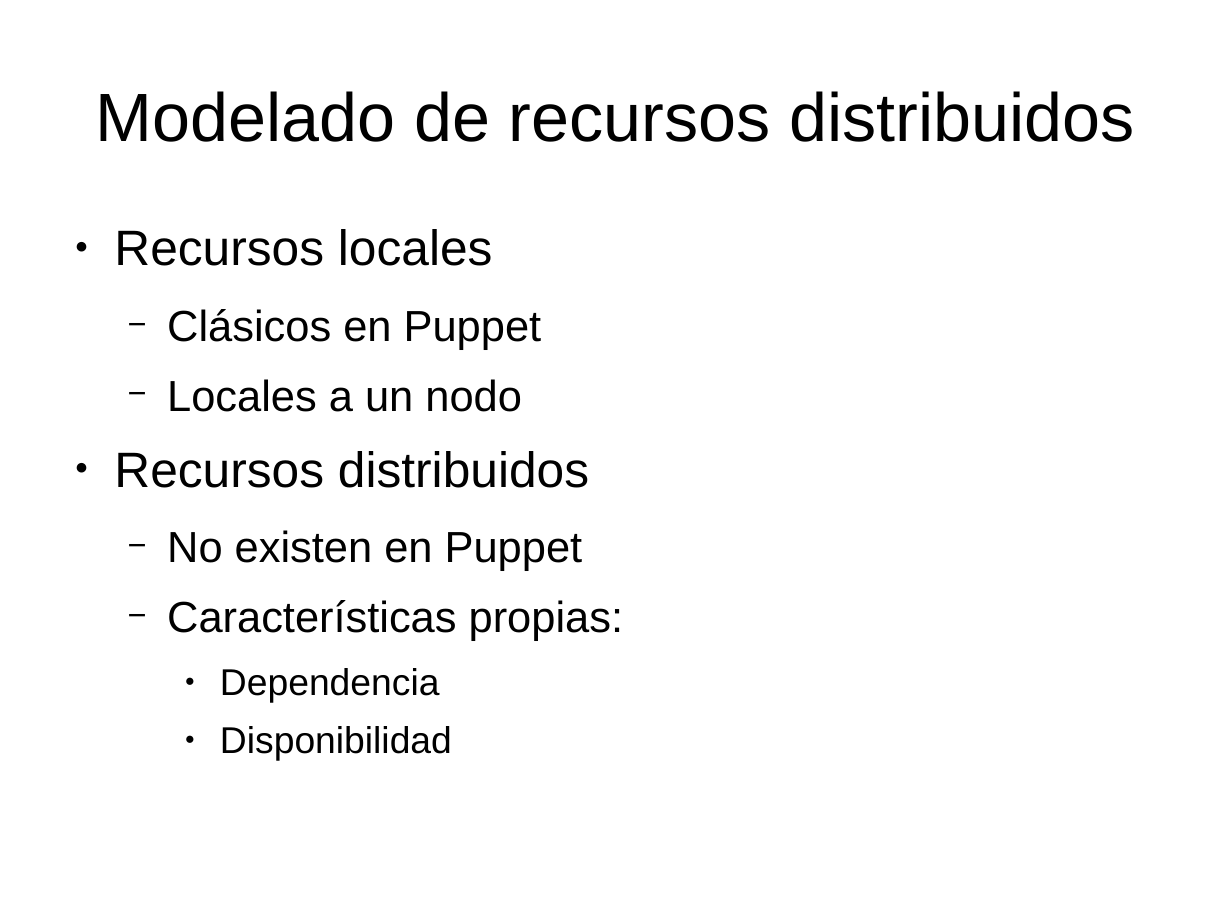
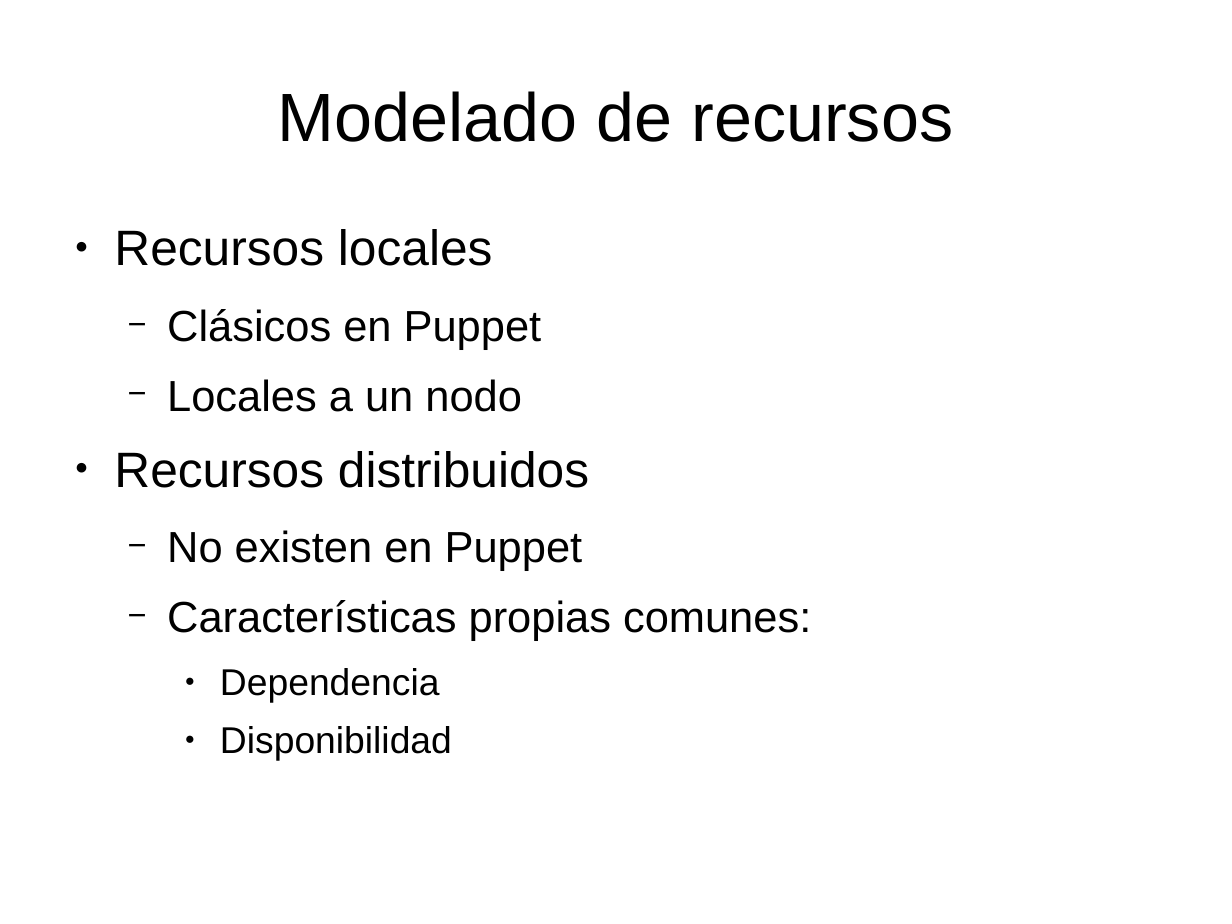
Before and after one commit to dcere/pfc, a slide deck: slide 7 of adm/presentacion/presentacion.odp. Drawn at 1232x924 pixels with LibreOffice and Linux fonts; fonts in the diff are those of the drawing. Boxes give left, top, right and bottom in pixels: in the first picture for what was removed or moved away, otherwise in the second. Text is boxed around its words. In the diff, an @@ line names an element or a change of style, - is before the commit and + after.

```diff
--- a/adm/presentacion/presentacion.odp
+++ b/adm/presentacion/presentacion.odp
@@ title at <box>278,91,953,142</box>: text changed @@
-Modelado de recursos distribuidos
+Modelado de recursos
@@ text at <box>167,600,811,641</box>: text changed @@
-  − Características propias:
+  − Características propias comunes:
```
Also in this commit, not shown: 6 other slides changed, 10 slides added, 1 slide removed, 2 other files.
